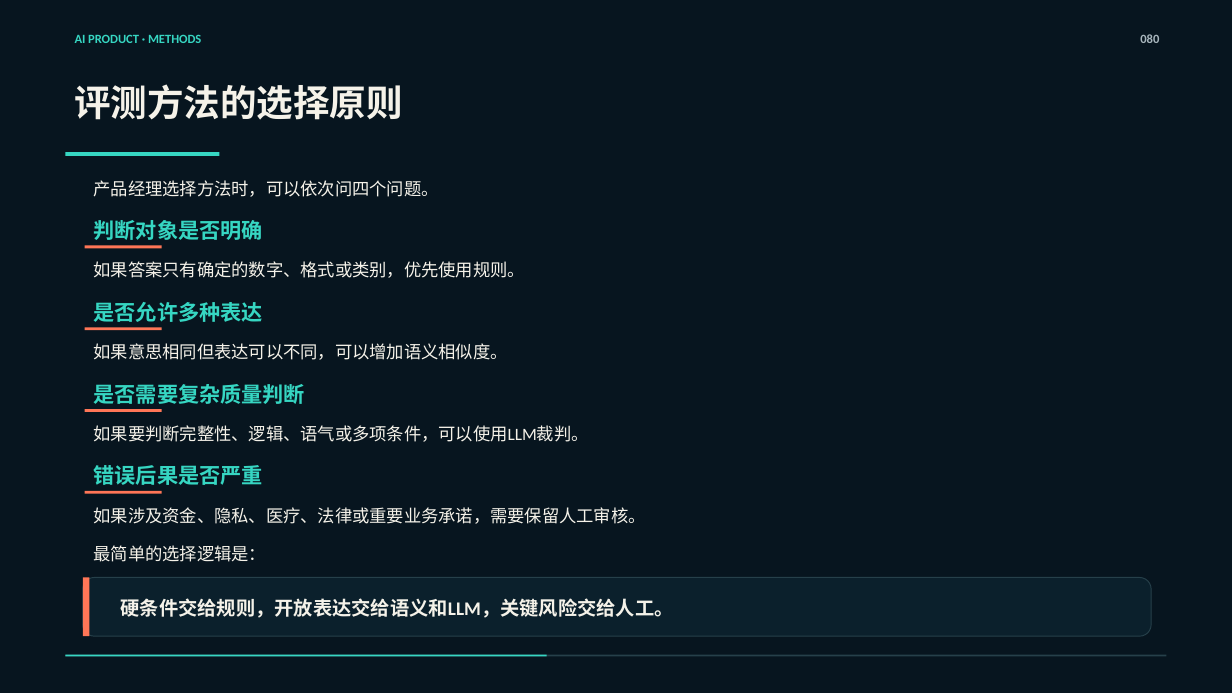
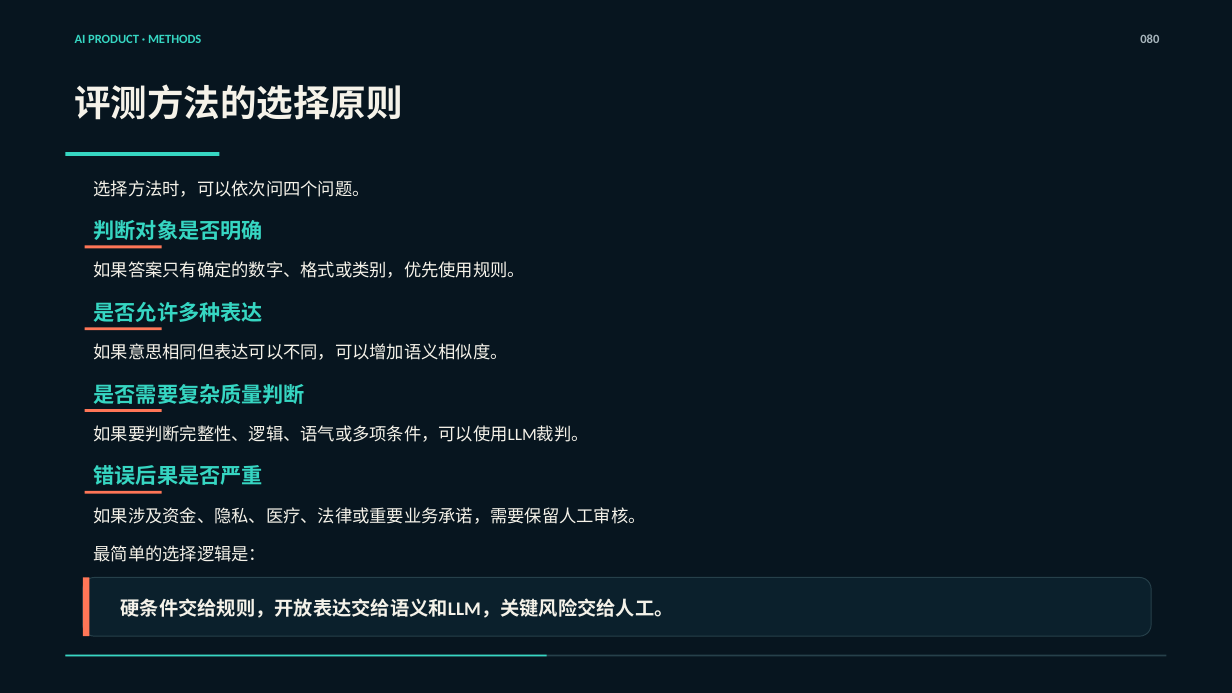
Before and after one commit to zhangkai2237/AI-Course, a slide deck: slide 74 of 课程生产/第一阶段/第09课_AI产品测试、指标与Bad Case_重做工作区/第09课_正式PPT_严格按MD版.pptx (slide 80 before the commit). Drawn at 1232x693 pixels with LibreOffice and Linux fonts; fonts in the diff are those of the drawing. Boxes give left, top, right and bottom in pixels: in the first picture for what was removed or moved away, otherwise in the second. Text is boxed around its words. In the diff, an @@ line names an element or a change of style, - is before the commit and + after.

```diff
--- a/课程生产/第一阶段/第09课_AI产品测试、指标与Bad Case_重做工作区/第09课_正式PPT_严格按MD版.pptx
+++ b/课程生产/第一阶段/第09课_AI产品测试、指标与Bad Case_重做工作区/第09课_正式PPT_严格按MD版.pptx
@@ text at [94,180,370,197]: text changed @@
-产品经理选择方法时，可以依次问四个问题。
+选择方法时，可以依次问四个问题。
```
Also in this commit, not shown: 35 other slides changed, 2 slides added, 9 slides removed.
